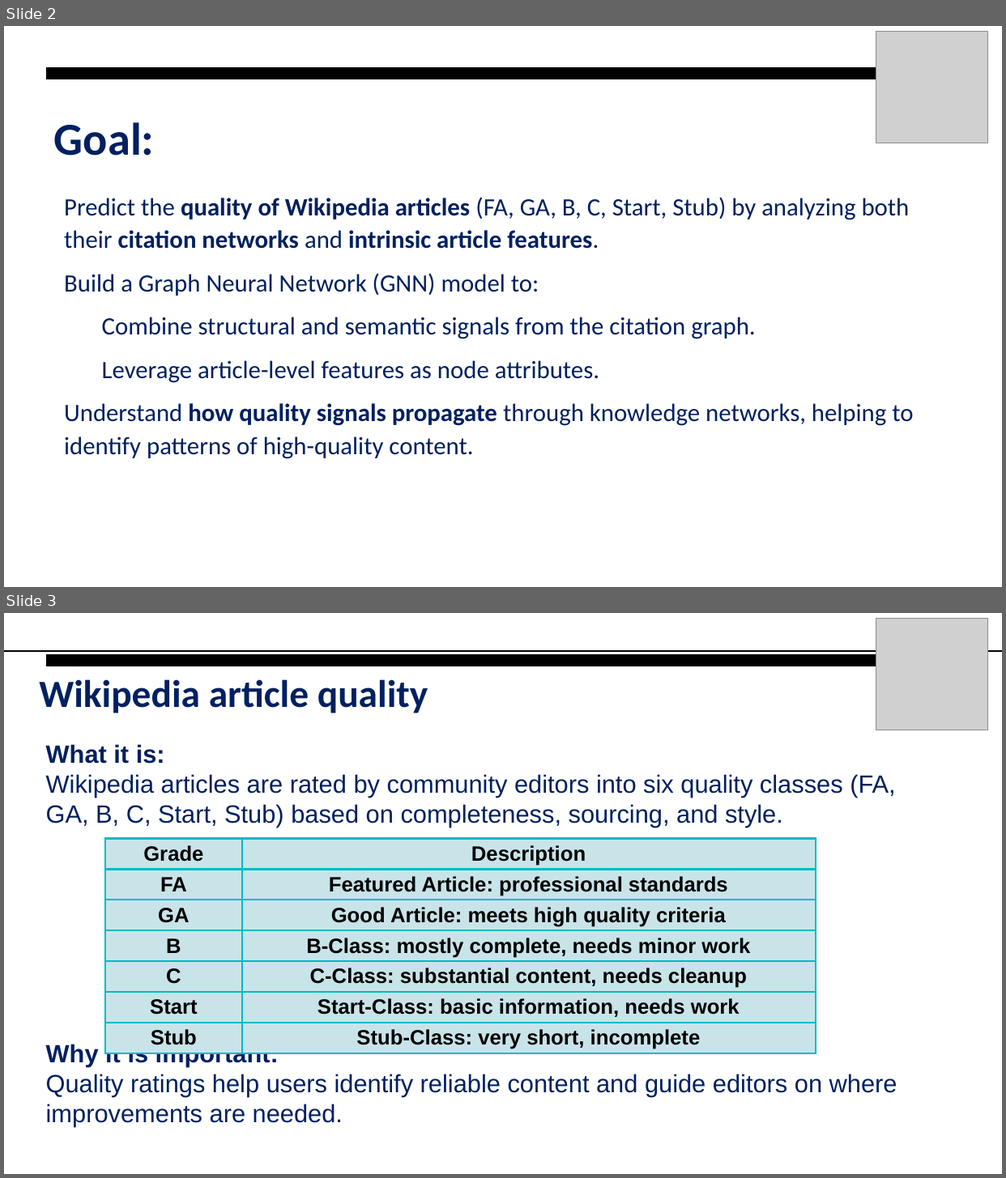
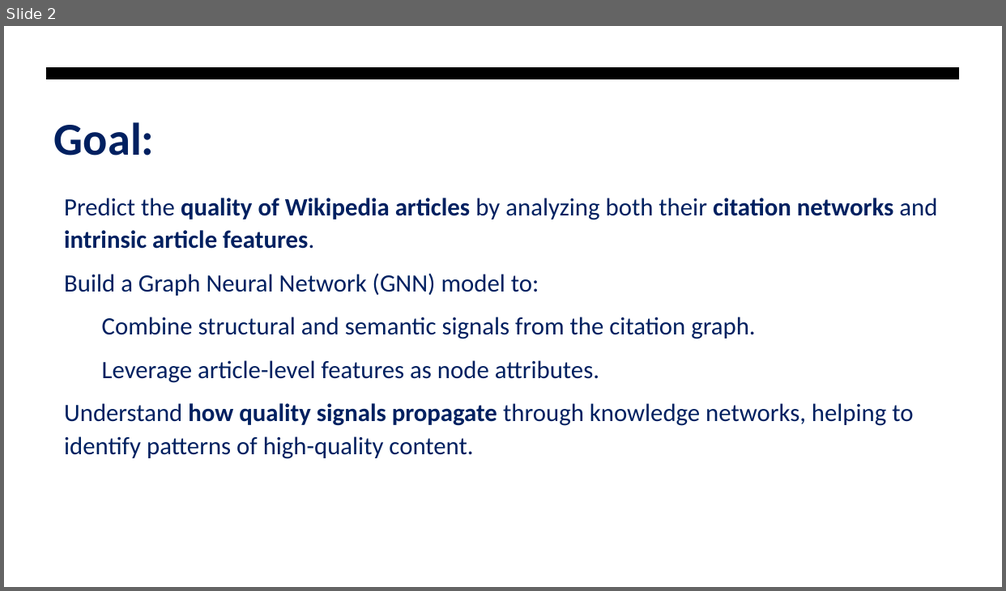
Before and after one commit to Ari-manius/DLSS-WAQP, a slide deck: Tasks/Project_presentation.odp. Shown one above the other, each under a label of ours: slides 2 and 3 before the commit, slide 2 after it. The pictures are 1006x1178 and 1006x591 pixels, drawn with LibreOffice and Linux fonts; fonts in the diff are those of the drawing; grey boxes stand for pictures; background and template pictures are left out. Boxes give left, top, right and bottom in pixels: in the first picture for what was removed or moved away, otherwise in the second. Text is boxed around its words. In the diff, an @@ line names an element or a change of style, - is before the commit and + after.

```diff
--- a/Tasks/Project_presentation.odp
+++ b/Tasks/Project_presentation.odp
@@ slide 3 removed at bbox=[4, 613, 1002, 1174], background picture (left out); not listed: 1 template element that a slide beside it also shows @@
@@ picture removed at bbox=[876, 618, 988, 730] @@
@@ freeform shape removed at bbox=[4, 650, 1002, 652] @@
@@ title removed at bbox=[39, 679, 428, 713] @@
-Wikipedia article quality
@@ text removed at bbox=[46, 744, 897, 1127] @@
-What it is:
-Wikipedia articles are rated by community editors into six quality classes (FA, GA, B, C, Start, Stub) based on completeness, sourcing, and style.
-Why it is important:
-Quality ratings help users identify reliable content and guide editors on where improvements are needed.
@@ table removed at bbox=[105, 838, 815, 1053], 7 rows, 2 columns @@
-Grade | Description
-FA | Featured Article: professional standards
-GA | Good Article: meets high quality criteria
-B | B-Class: mostly complete, needs minor work
-C | C-Class: substantial content, needs cleanup
-Start | Start-Class: basic information, needs work
-Stub | Stub-Class: very short, incomplete
@@ slide 2 changed as well @@
@@ picture removed at bbox=[876, 31, 988, 143] @@
@@ text at bbox=[64, 198, 937, 249]: text changed @@
-• Predict the quality of Wikipedia articles (FA, GA, B, C, Start, Stub) by analyzing both their citation networks and intrinsic article features.
+• Predict the quality of Wikipedia articles by analyzing both their citation networks and intrinsic article features.
```
Also in this commit, not shown: 11 other slides changed, 2 slides added, 1 other slide removed, 1 other file.
